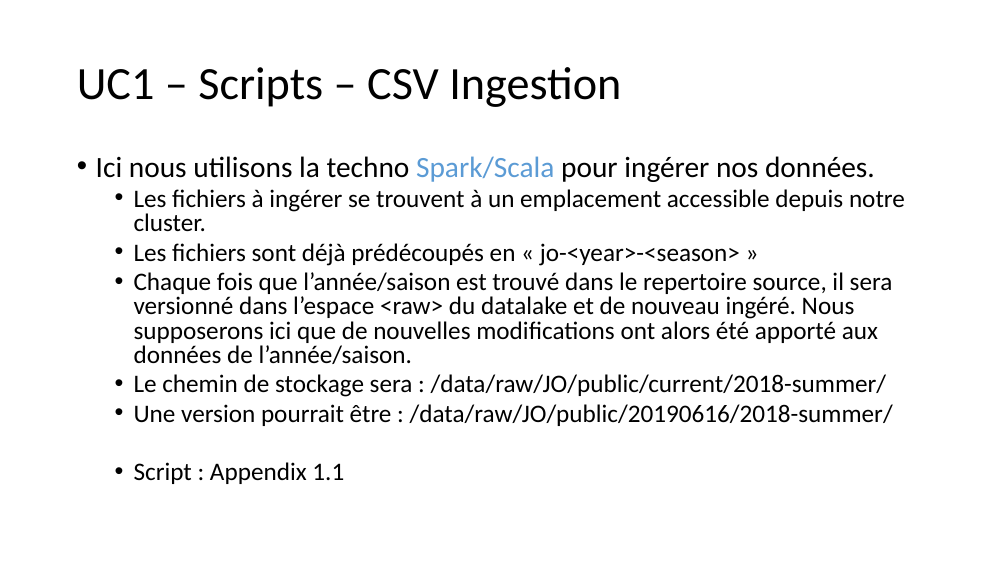
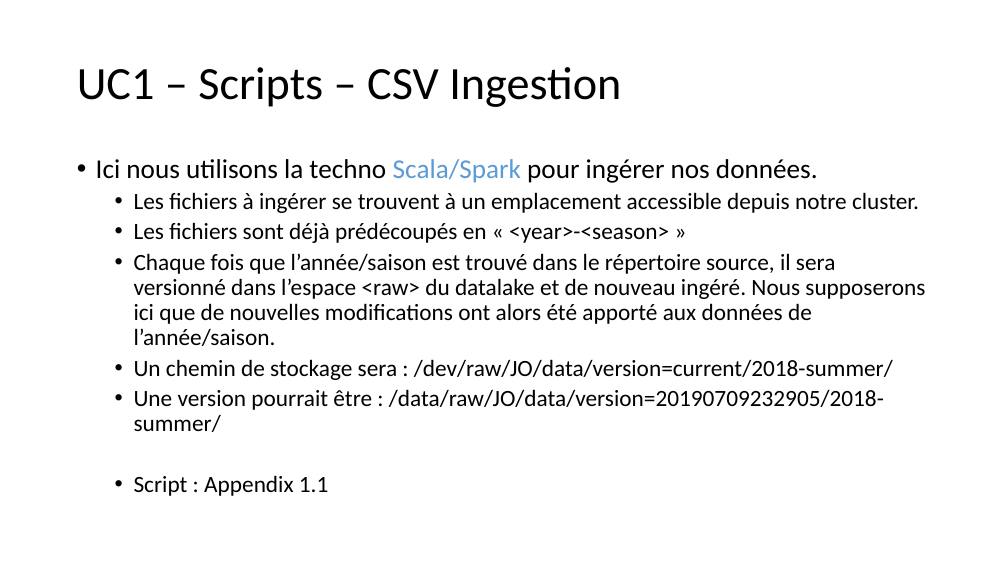
Before and after one commit to pfe-cegefos/core, a slide deck: slide 7 of PFE-CEGEFOS-groupe2.pptx. Drawn at 1008x567 pixels with LibreOffice and Linux fonts; fonts in the diff are those of the drawing. Boxes give left, top, right and bottom in pixels: in the first picture for what was removed or moved away, otherwise in the second. Text is boxed around its words. In the diff, an @@ line names an element or a change of style, - is before the commit and + after.

```diff
--- a/PFE-CEGEFOS-groupe2.pptx
+++ b/PFE-CEGEFOS-groupe2.pptx
@@ text at (x1=96, y1=159, x2=818, y2=183): text changed; size 28 to 25.9 pt @@
-• Ici nous utilisons la techno Spark/Scala pour ingérer nos données.
+• Ici nous utilisons la techno Scala/Spark pour ingérer nos données.
@@ text at (x1=134, y1=192, x2=919, y2=496): size 24 to 22.2 pt in "Les fichiers à ingérer se trouvent à ...", "Script : Appendix 1.1"; line spacing 0.8 to 0.9 @@
@@ text at (x1=134, y1=222, x2=925, y2=432): text changed; size 24 to 22.2 pt @@
-  • Les fichiers sont déjà prédécoupés en « jo-<year>-<season> »
-  • Chaque fois que l’année/saison est trouvé dans le repertoire source, il sera versionné dans l’espace <raw> du datalake et de nouveau ingéré. Nous supposerons ici que de nouvelles modifications ont alors été apporté aux données de l’année/saison.
-  • Le chemin de stockage sera : /data/raw/JO/public/current/2018-summer/
-  • Une version pourrait être : /data/raw/JO/public/20190616/2018-summer/
+  • Les fichiers sont déjà prédécoupés en « <year>-<season> »
+  • Chaque fois que l’année/saison est trouvé dans le répertoire source, il sera versionné dans l’espace <raw> du datalake et de nouveau ingéré. Nous supposerons ici que de nouvelles modifications ont alors été apporté aux données de l’année/saison.
+  • Un chemin de stockage sera : /dev/raw/JO/data/version=current/2018-summer/
+  • Une version pourrait être : /data/raw/JO/data/version=20190709232905/2018-summer/
```
Also in this commit, not shown: 2 other slides changed, 23 other files.
